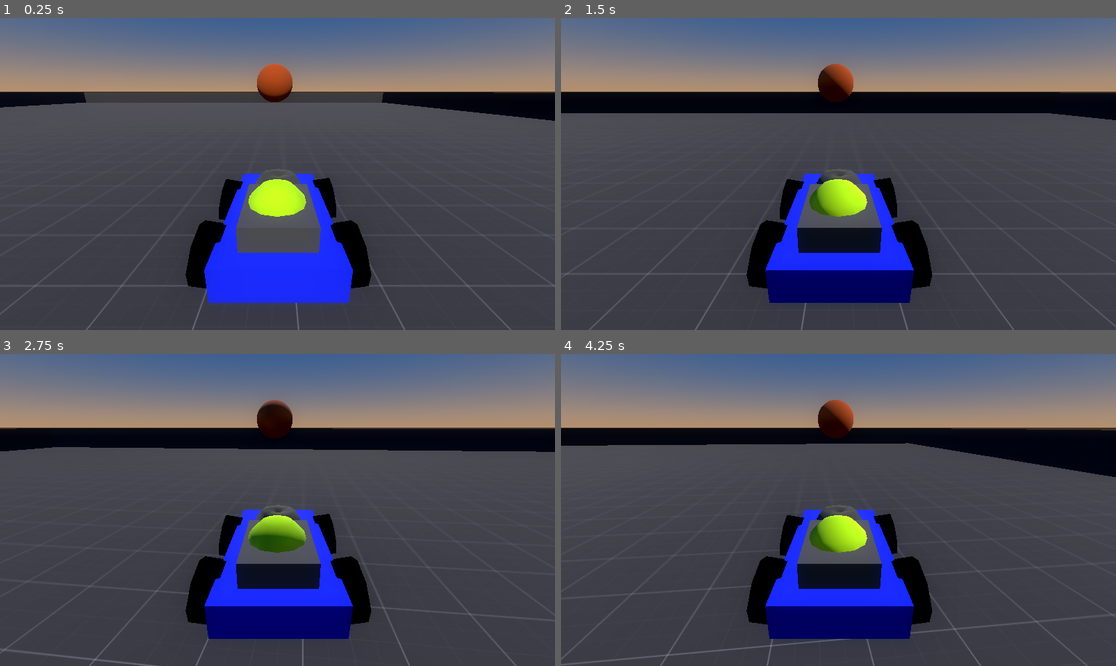
Above: before the commit, frames 1-4 (two rows, left to right).
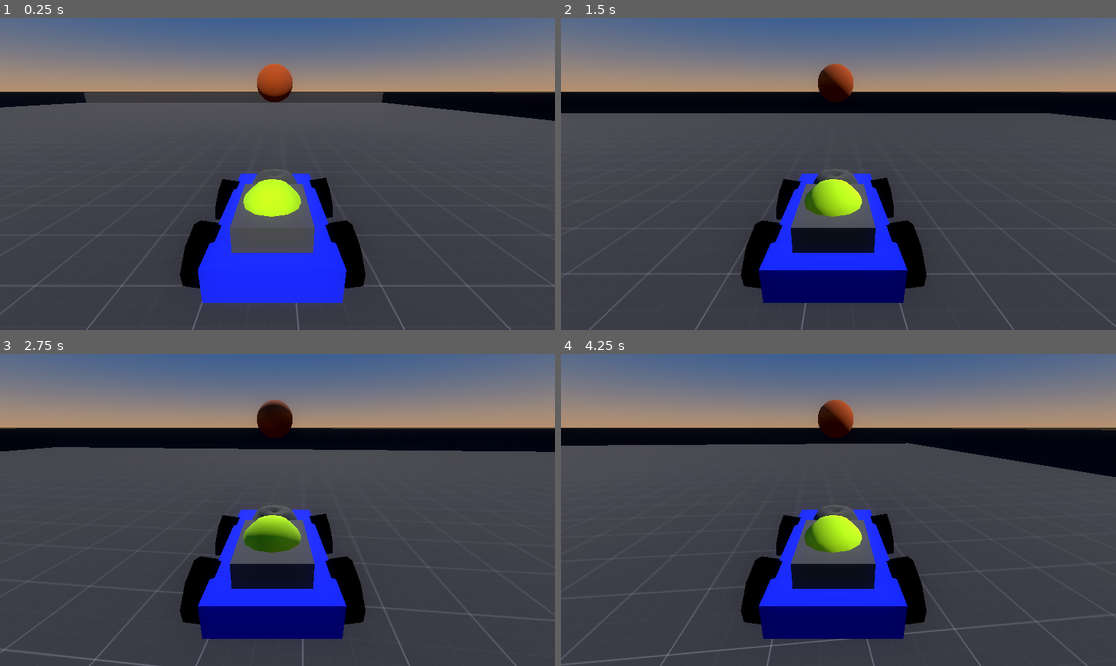
Above: after the commit, the same moments.

Repository: NoxLoveYa/Fire-Racer
Game: Godot game, scene res://Main.tscn
Same seed, same stepped clock (60 frames per second), same inputs: the game is played once before the commit and once after it.
Inputs:
- Up to frame 1 (0.25 s): no input
- Up to frame 2 (1.5 s): tap Enter at 0.5 s; hold D (Turn Right) 0.53-1.28 s; hold S (Brake) from 1.28 s (still down)
- Up to frame 3 (2.75 s): tap Space at 2 s; release S (Brake) at 2.03 s; hold D (Turn Right) from 2.03 s (still down)
- Up to frame 4 (4.25 s): release D (Turn Right) at 2.78 s; hold W (Accelerate) 2.78-3.53 s; hold A (Turn Left) from 3.53 s (still down)

The runs differ from the first frame. In frame 1, 2.1% of the frame differs, in the area x 32-67%, y 49-92%; in frame 2, 2.3%; in frame 3, 2.1%; in frame 4, 2.3%, in the area x 32-67%, y 48-92%.

Commit message:
[FIX] flame now more centered

Diff:
--- a/Main.tscn
+++ b/Main.tscn
@@ -24,7 +24,7 @@
 glow_bloom = 0.2
 adjustment_saturation = 8.0
 
-[node name="SceneRoot" type="Node3D"]
+[node name="SceneRoot2" type="Node3D"]
 script = ExtResource("1_v47ww")
 
 [node name="Map" parent="." instance=ExtResource("1_rbais")]
--- a/Player.tscn
+++ b/Player.tscn
@@ -12,7 +12,7 @@
 script = ExtResource("1_joyq2")
 
 [node name="Kart" parent="Player" instance=ExtResource("1_ulc6r")]
-transform = Transform3D(1, 0, 0, 0, 1, 0, 0, 0, 1, -0.065, 0, 0)
+transform = Transform3D(1, 0, 0, 0, 1, 0, 0, 0, 1, -0.036, 0, 0)
 
 [node name="Camera3D" type="Camera3D" parent="Player"]
 transform = Transform3D(-1, 3.19744e-14, -8.74228e-08, -2.9398e-08, 0.941764, 0.336274, 8.23317e-08, 0.336274, -0.941764, -0.015, 0.959, -1.382)
--- a/kart.tscn
+++ b/kart.tscn
@@ -20,7 +20,7 @@
 metallic = 1.0
 metallic_specular = 1.0
 
-[node name="SceneRoot" type="Node3D"]
+[node name="SceneRoot3" type="Node3D"]
 transform = Transform3D(1, 0, 0, 0, 1, 0, 0, 0, 1, -0.075, 0, 0)
 
 [node name="Kart" type="CSGCombiner3D" parent="."]
--- /dev/null
+++ b/map.tscn
@@ -0,0 +1,63 @@
+[gd_scene load_steps=7 format=3 uid="uid://dhpiqp820byp5"]
+
+[ext_resource type="Texture2D" uid="uid://b8lt5u5rkhfqi" path="res://assets/prototype_textures/Dark/texture_01.png" id="1_pd378"]
+[ext_resource type="Texture2D" uid="uid://bmhjjkl7oin10" path="res://assets/prototype_textures/Dark/texture_02.png" id="2_1c6i4"]
+[ext_resource type="Texture2D" uid="uid://cia57paawsdrs" path="res://assets/prototype_textures/Orange/texture_09.png" id="3_14rwb"]
+
+[sub_resource type="StandardMaterial3D" id="StandardMaterial3D_ftau0"]
+albedo_texture = ExtResource("1_pd378")
+uv1_triplanar = true
+uv1_world_triplanar = true
+
+[sub_resource type="StandardMaterial3D" id="StandardMaterial3D_6cowp"]
+albedo_texture = ExtResource("2_1c6i4")
+uv1_triplanar = true
+uv1_world_triplanar = true
+
+[sub_resource type="StandardMaterial3D" id="StandardMaterial3D_u2kh0"]
+albedo_texture = ExtResource("3_14rwb")
+uv1_triplanar = true
+uv1_world_triplanar = true
+
+[node name="SceneRoot" type="Node3D"]
+
+[node name="Map" type="CSGCombiner3D" parent="."]
+use_collision = true
+
+[node name="Ground" type="CSGBox3D" parent="Map"]
+transform = Transform3D(1, 0, 0, 0, 1.2, 0, 0, 0, 1, 3, -0.5994, 0)
+size = Vector3(15, 0.001, 17)
+material = SubResource("StandardMaterial3D_ftau0")
+
+[node name="Wall" type="CSGBox3D" parent="Map/Ground"]
+transform = Transform3D(1, 0, 0, 0, 1, 0, 0, 0, 1, 0, 0.25, -8.5)
+size = Vector3(15, 0.5, 0.001)
+material = SubResource("StandardMaterial3D_6cowp")
+
+[node name="Wall2" type="CSGBox3D" parent="Map/Ground"]
+transform = Transform3D(1, 0, 0, 0, 1, 0, 0, 0, 1, -7.4995, 0.25, 0)
+size = Vector3(0.001, 0.5, 17)
+material = SubResource("StandardMaterial3D_6cowp")
+
+[node name="Wall3" type="CSGBox3D" parent="Map/Ground"]
+transform = Transform3D(1, 0, 0, 0, 1, 0, 0, 0, 1, 7.5005, 0.25, 0)
+size = Vector3(0.001, 0.5, 17)
+material = SubResource("StandardMaterial3D_6cowp")
+
+[node name="Wall4" type="CSGBox3D" parent="Map/Ground"]
+transform = Transform3D(1, 0, 0, 0, 1, 0, 0, 0, 1, 0, 0.25, 8.5)
+size = Vector3(15, 0.5, 0.001)
+material = SubResource("StandardMaterial3D_6cowp")
+
+[node name="Mid" type="CSGPolygon3D" parent="Map/Ground"]
+transform = Transform3D(0.5, 0, 0, 0, 0.5, 0, 0, 0, 0.5, 0, 0, 0)
+polygon = PackedVector2Array(0, 0, 0, 1, 2, 1, 5, 0)
+mode = 1
+spin_degrees = 360.0
+spin_sides = 8
+material = SubResource("StandardMaterial3D_u2kh0")
+
+[node name="CSGSphere3D" type="CSGSphere3D" parent="Map/Ground/Mid"]
+transform = Transform3D(1, 0, 0, 0, 1, 0, 0, 0, 1, 0, 1, 0)
+operation = 2
+material = SubResource("StandardMaterial3D_u2kh0")
Not shown: 1 places in Main.tscn that only renumber resources
Not shown: 1 places in Player.tscn that only renumber resources
Not shown: 1 places in kart.tscn that only renumber resources
